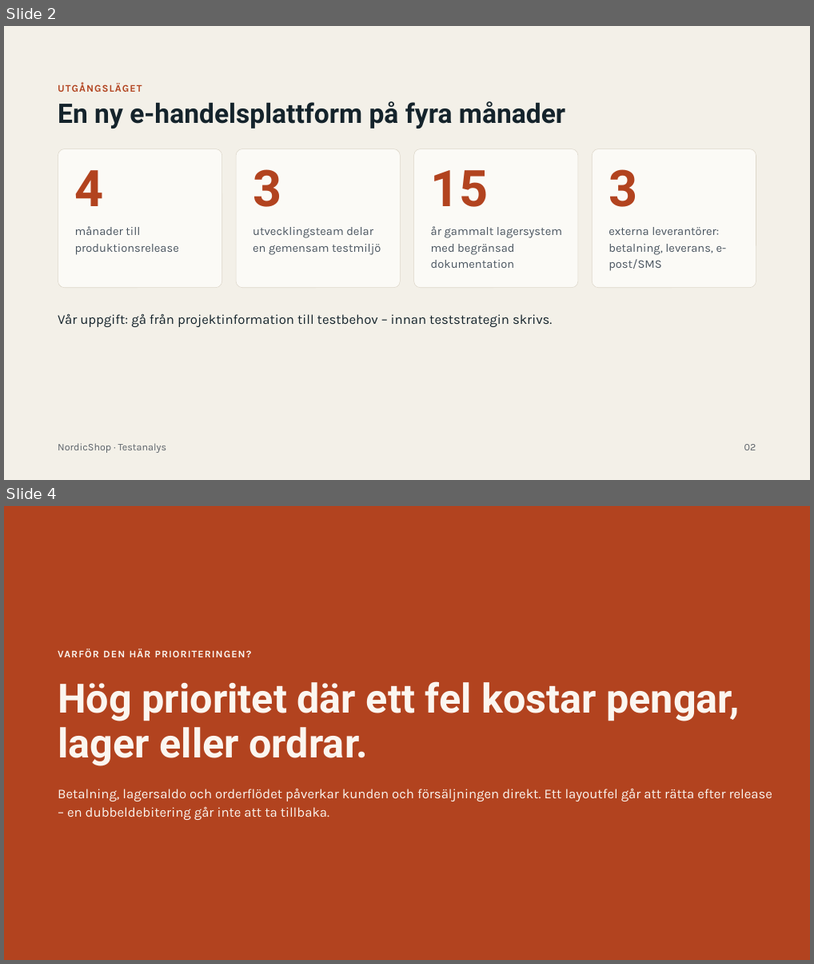
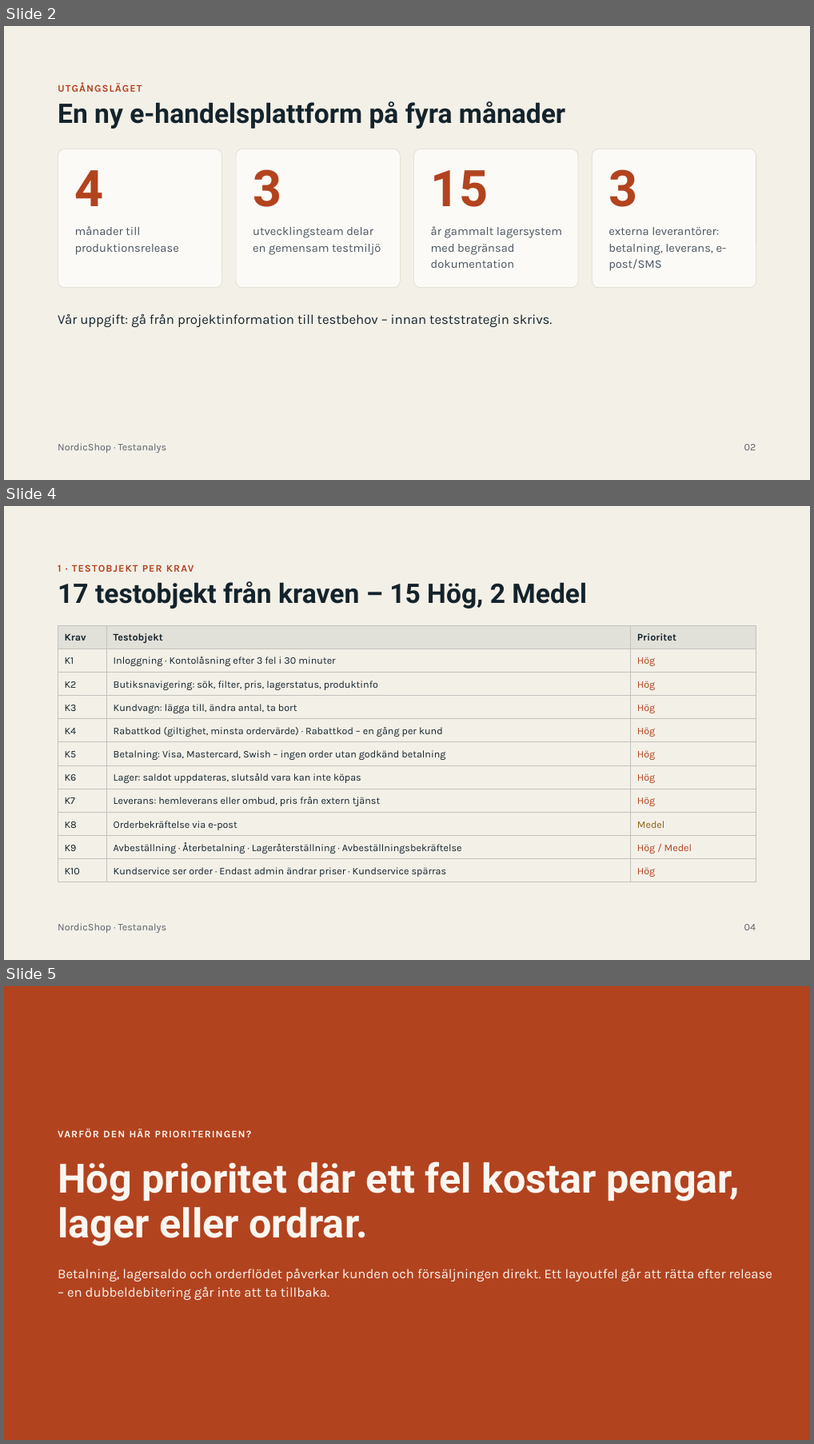
Before and after one commit to WoodyViking/NordicShop, a slide deck: powerpoints/NordicShop – Testanalys.pptx. Shown one above the other, each under a label of ours: slides 2 and 4 before the commit, slides 2, 4 and 5 after it; the slides between them are not shown. The pictures are 814x964 and 814x1444 pixels, drawn with LibreOffice and Linux fonts; fonts in the diff are those of the drawing. Boxes give left, top, right and bottom in pixels: in the first picture for what was removed or moved away, otherwise in the second. Text is boxed around its words. In the diff, an @@ line names an element or a change of style, - is before the commit and + after.

```diff
--- a/powerpoints/NordicShop – Testanalys.pptx
+++ b/powerpoints/NordicShop – Testanalys.pptx
@@ slide 4 added at <box>4,506,810,960</box>, background #F3F0E8 @@
@@ text added at <box>58,564,194,572</box>, 12 pt, text #B2431F, bold @@
+1 · TESTOBJEKT PER KRAV
@@ text added at <box>58,581,587,608</box>, 32 pt, text #14232B, bold @@
+17 testobjekt från kraven – 15 Hög, 2 Medel
@@ table added at <box>58,625,757,882</box>, 11 rows, 3 columns @@
+Krav | Testobjekt | Prioritet
+K1 | Inloggning · Kontolåsning efter 3 fel i 30 minuter | Hög
+K2 | Butiksnavigering: sök, filter, pris, lagerstatus, produktinfo | Hög
+K3 | Kundvagn: lägga till, ändra antal, ta bort | Hög
+K4 | Rabattkod (giltighet, minsta ordervärde) · Rabattkod – en gång per kund | Hög
+K5 | Betalning: Visa, Mastercard, Swish – ingen order utan godkänd betalning | Hög
+K6 | Lager: saldot uppdateras, slutsåld vara kan inte köpas | Hög
+K7 | Leverans: hemleverans eller ombud, pris från extern tjänst | Hög
+K8 | Orderbekräftelse via e-post | Medel
+K9 | Avbeställning · Återbetalning · Lageråterställning · Avbeställningsbekräftelse | Hög / Medel
+K10 | Kundservice ser order · Endast admin ändrar priser · Kundservice spärras | Hög
@@ text added at <box>58,923,167,932</box>, 12 pt, text #5C636A @@
+NordicShop · Testanalys
@@ text added at <box>745,924,756,930</box>, 12 pt, text #5C636A @@
+04
@@ what was slide 4 is now slide 5 @@
```
Also in this commit, not shown: 10 slides changed.
